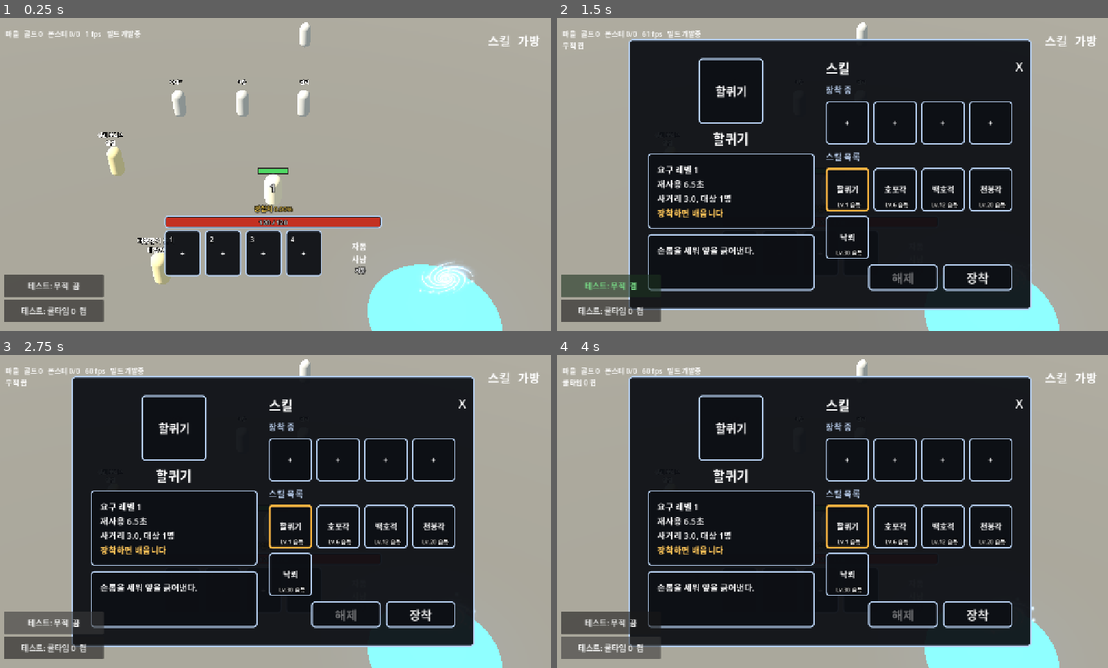
Above: before the commit, frames 1-4 (two rows, left to right).
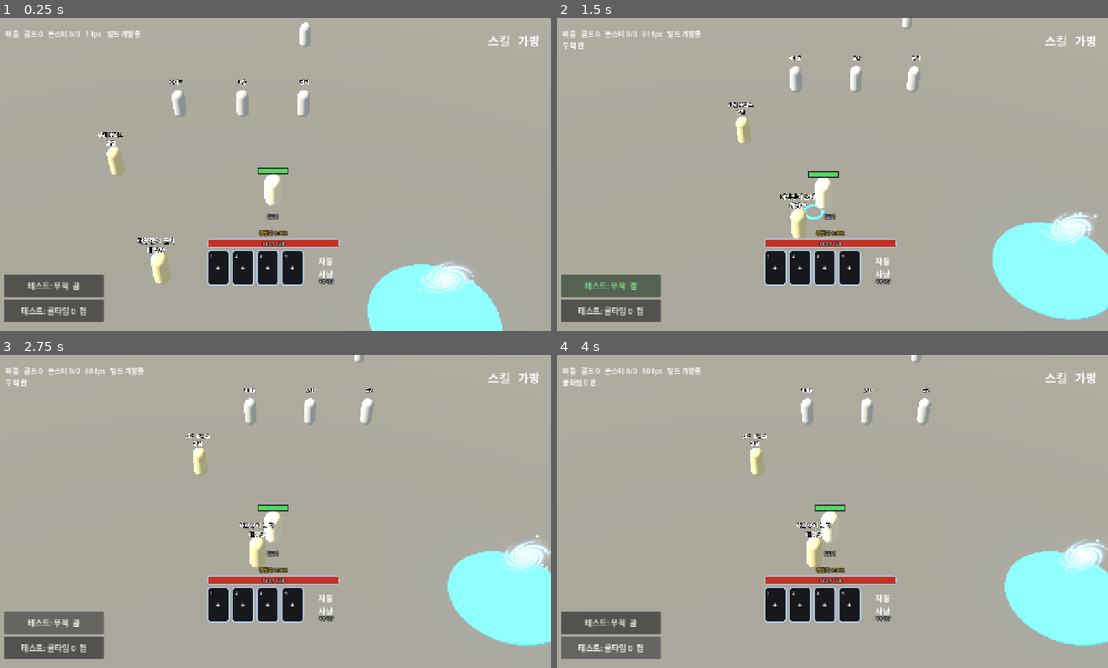
Above: after the commit, the same moments.

Repository: gogoalswo/MMORPG
Game: Godot game, scene res://main.tscn
The game is run twice, just before and just after one commit, with the same random seed, the same clock (stepped at 60 frames per second) and the same inputs.
Inputs (mouse positions are in pixels of both pictures, inside the frame that each line leads up to):
- Up to frame 1 (0.25 s): no input
- Up to frame 2 (1.5 s): click (738, 252) at 0.52 s; click "테스트: 무적 끔" at 1.25 s
- Up to frame 3 (2.75 s): click "테스트: 무적 켬" at 2 s
- Up to frame 4 (4 s): click "테스트: 쿨타임 0 켬" at 2.75 s; click "테스트: 쿨타임 0 끔" at 3.5 s

The runs differ from the first frame. In frame 1, 5.8% of the frame differs, in the area x 29-70%, y 52-86%; in frame 2, 67%; in frame 3, 68%, in the area x 12-100%, y 0-100%; in frame 4, 68%.

Commit message:
퀵슬롯 위 묶음을 반으로 줄이고 레벨·자동사냥 글자를 고친다
- 칸 84→52 · 자동사냥 64 · 배지 50 · 막대 높이 22, 글자도 그만큼
- 레벨을 Lv.N 으로 적는다 (숫자만 넣었던 것)
- 자동사냥 배지는 늘 "자동사냥" — 켜졌는지는 고리가 도는 것으로 안다
- 줄이다 밟은 것: 쿨타임 초 글자(28)의 최소 높이가 칸보다 커서 퀵슬롯이
  세로로 늘어났고, Lv.200 이 배지를 넘쳤고, 고리 아래 화살표가 글자를 덮었다

Co-Authored-By: Claude Opus 5 <noreply@anthropic.com>
Claude-Session: https://claude.ai/code/session_01UWpuf7GaJDnraUdk3e1vXQ

Diff:
--- a/godot/game/game.gd
+++ b/godot/game/game.gd
@@ -27,21 +27,23 @@
 const SCROLLBAR_W := 14
 ## 스킬 칸. 퀵슬롯은 엄지로 누르니 조금 더 크다. 아이콘은 테두리 안쪽으로 SKILL_INSET 만큼 물린다.
 ## **HUD 는 2026-09-20 에 한 번 줄였다** — 화면을 너무 먹었다. 창 칸(SKILL_CELL)은 그대로다
-const QUICK_CELL := 84
+const QUICK_CELL := 52
 const SKILL_CELL := 100
 const SKILL_COLUMNS := 4
 const SKILL_GAP := 10
-const SKILL_INSET := 9
+const SKILL_INSET := 5
 ## 퀵슬롯 위 한 묶음 (2026-09-20 요청). 레벨 배지 한 변과 체력 막대 높이다.
 ## **막대 길이는 안 정한다** — 세로 상자가 가장 넓은 자식(퀵슬롯 줄)에 맞춰 준다.
 ## 막대는 **테두리 두께의 두 배보다 높아야 한다** — 34 에 여백 18 을 주었더니
 ## 위아래 조각이 겹쳐 홈이 안 보였다 (2026-09-20, 찍어서 봤다)
-const LEVEL_BADGE := 64
-const HP_BAR_H := 30
+const LEVEL_BADGE := 50
+## 막대 높이. **글자가 들어갈 만큼은 남겨야 한다** — 반으로 줄이면서 안쪽 여백
+## (`BAR_PAD`)도 같이 줄였다 (2026-09-20)
+const HP_BAR_H := 22
 ## 막대 테두리 그림에서 테가 차지하는 두께 (9조각 여백). 얇은 선이라 작게 준다
-const BAR_FRAME_MARGIN := 7
+const BAR_FRAME_MARGIN := 5
 ## 막대 테두리 안쪽 여백 — 채움이 테를 덮으면 홈이 아니라 판으로 보인다
-const BAR_PAD := 5
+const BAR_PAD := 3
 ## 오른쪽 위 메뉴 단추 (스킬·가방). 엄지로 누르니 퀵슬롯과 비슷한 크기다.
 ## **테두리가 없다** — 받은 그림이 그렇다 (2026-09-20). 그래서 아이콘을 거의 꽉 채운다
 const MENU_BTN := 62
@@ -52,7 +54,7 @@
 const CLOSE_PAD := 24
 ## 퀵슬롯 칸 테두리가 차지하는 두께. 받은 그림의 칸은 **머리카락처럼 얇은 선**이라
 ## 26 으로 그리면 테가 칸을 먹는다 (2026-09-20 지적). 창 칸은 26 그대로다
-const QUICK_MARGIN := 10
+const QUICK_MARGIN := 6
 ## 창 바탕 테두리 두께. 48 로 두면 얇은 금테 그림에서는 안쪽 여백이 그만큼 커져
 ## **가방 한 줄이 창 밖으로 밀린다** (2026-09-20, 찍어서 봤다)
 const PANEL_MARGIN := 26
@@ -62,10 +64,12 @@
 ## 덮어 검이 안 보였다 (2026-09-19). 고리가 얇아진 뒤로는 덜 물려도 된다 (2026-09-20)
 ## 자동사냥 칸은 **퀵슬롯보다 크다** — 고리가 작아서 안 보인다는 지적을 받았다
 ## (2026-09-20). 테가 없으니 커도 스킬 칸으로 안 보인다
-const AUTO_CELL := 106
-const AUTO_INSET := 21
+const AUTO_CELL := 64
+const AUTO_INSET := 13
 ## 퀵슬롯 줄과 자동사냥 칸 사이를 얼마나 띄우나
-const AUTO_GAP := 14
+const AUTO_GAP := 8
+## 고리를 칸 바닥에서 얼마나 띄우나 (글자 자리)
+const SPIN_LIFT := 13
 const ICON_DIR := "res://assets/icons/"
 ## 가방 탭. 0 은 전체, 나머지는 `_tab_keeps` 가 슬롯으로 가른다
 const BAG_TABS := ["전체", "무기", "방어구", "장신구", "재료"]
@@ -376,7 +380,7 @@
 	_level_label.set_anchors_preset(Control.PRESET_FULL_RECT)
 	_level_label.horizontal_alignment = HORIZONTAL_ALIGNMENT_CENTER
 	_level_label.vertical_alignment = VERTICAL_ALIGNMENT_CENTER
-	_level_label.add_theme_font_size_override("font_size", 23)
+	_level_label.add_theme_font_size_override("font_size", 13)
 	_level_label.add_theme_constant_override("outline_size", 7)
 	_level_label.add_theme_color_override("font_outline_color", Color.BLACK)
 	_level_label.mouse_filter = Control.MOUSE_FILTER_IGNORE
@@ -384,7 +388,7 @@
 
 	_exp_text = Label.new()
 	_exp_text.horizontal_alignment = HORIZONTAL_ALIGNMENT_CENTER
-	_exp_text.add_theme_font_size_override("font_size", 15)
+	_exp_text.add_theme_font_size_override("font_size", 11)
 	_exp_text.add_theme_constant_override("outline_size", 6)
 	_exp_text.add_theme_color_override("font_outline_color", Color.BLACK)
 	_exp_text.add_theme_color_override("font_color", Color("#e8c14a"))
@@ -1031,13 +1035,13 @@
 
 	_build_level_badge(column)
 
-	var hp := _make_bar(HP_BAR_H, Color("#c33122"), 15)
+	var hp := _make_bar(HP_BAR_H, Color("#c33122"), 12)
 	_hp_bar = hp["bar"]
 	_hp_text = hp["text"]
 	column.add_child(hp["frame"])
 
 	var dock := HBoxContainer.new()
-	dock.add_theme_constant_override("separation", 9)
+	dock.add_theme_constant_override("separation", 5)
 	column.add_child(dock)
 	_bar_buttons.clear()
 	for slot in int(GameData.combat().get("skillBarSize", 4)):
@@ -1061,7 +1065,7 @@
 	var auto_icon: TextureRect = _auto_cell.find_child("icon", true, false)
 	auto_icon.texture = _icon("ui_icon_auto")
 	if auto_icon.texture == null:
-		_auto_cell.find_child("text", true, false).text = "자동\n사냥"
+		_auto_cell.find_child("text", true, false).text = "자동사냥"
 	var auto_inset: MarginContainer = auto_icon.get_parent()
 	for side in ["left", "right", "top", "bottom"]:
 		auto_inset.add_theme_constant_override("margin_" + side, AUTO_INSET)
@@ -1084,9 +1088,14 @@
 		drawn.mouse_filter = Control.MOUSE_FILTER_IGNORE
 		drawn.set_anchors_preset(Control.PRESET_FULL_RECT)
 		_auto_spin.add_child(drawn)
-	_auto_cell.add_child(_auto_spin)
-	# 아이콘 바로 위, 글자 아래로 넣는다 — 맨 뒤에 두면 고리가 "자동"·"켜짐" 을 덮는다
-	_auto_cell.move_child(_auto_spin, 1)
+	# 고리를 바닥에서 띄운다 — 칸을 꽉 채우면 아래쪽 화살표가 "자동사냥" 글자와 겹친다
+	var spin_pad := MarginContainer.new()
+	spin_pad.mouse_filter = Control.MOUSE_FILTER_IGNORE
+	spin_pad.add_theme_constant_override("margin_bottom", SPIN_LIFT)
+	spin_pad.add_child(_auto_spin)
+	_auto_cell.add_child(spin_pad)
+	# 아이콘 바로 위, 글자 아래로 넣는다 — 맨 뒤에 두면 고리가 글자를 덮는다
+	_auto_cell.move_child(spin_pad, 1)
 
 	column.set_anchors_and_offsets_preset(Control.PRESET_CENTER_BOTTOM, Control.PRESET_MODE_MINSIZE, 16)
 	column.grow_horizontal = Control.GROW_DIRECTION_BOTH
@@ -1173,7 +1182,9 @@
 	secs.name = "secs"
 	secs.horizontal_alignment = HORIZONTAL_ALIGNMENT_CENTER
 	secs.vertical_alignment = VERTICAL_ALIGNMENT_CENTER
-	secs.add_theme_font_size_override("font_size", 28)
+	# **칸 크기를 넘기면 안 된다** — 28 로 뒀더니 이 글자의 최소 높이가 칸보다 커서
+	# 퀵슬롯이 세로로 늘어났다 (2026-09-20, 찍어서 봤다)
+	secs.add_theme_font_size_override("font_size", 16)
 	secs.add_theme_constant_override("outline_size", 6)
 	secs.add_theme_color_override("font_outline_color", Color.BLACK)
 	secs.mouse_filter = Control.MOUSE_FILTER_IGNORE
@@ -1191,7 +1202,7 @@
 	badge.name = "badge"
 	badge.horizontal_alignment = HORIZONTAL_ALIGNMENT_CENTER
 	badge.vertical_alignment = VERTICAL_ALIGNMENT_BOTTOM
-	badge.add_theme_font_size_override("font_size", 13)
+	badge.add_theme_font_size_override("font_size", 9)
 	badge.add_theme_constant_override("outline_size", 5)
 	badge.add_theme_color_override("font_outline_color", Color.BLACK)
 	badge.mouse_filter = Control.MOUSE_FILTER_IGNORE
@@ -1200,7 +1211,7 @@
 	key.name = "key"
 	key.horizontal_alignment = HORIZONTAL_ALIGNMENT_LEFT
 	key.vertical_alignment = VERTICAL_ALIGNMENT_TOP
-	key.add_theme_font_size_override("font_size", 17)
+	key.add_theme_font_size_override("font_size", 12)
 	key.add_theme_constant_override("outline_size", 6)
 	key.add_theme_color_override("font_outline_color", Color.BLACK)
 	key.mouse_filter = Control.MOUSE_FILTER_IGNORE
@@ -2426,7 +2437,7 @@
 ## 퀵슬롯을 상태에 맞춘다. 쿨타임이 남았으면 어둠을 덮고 남은 초를 적는다
 ## 왼쪽 위 상태판을 스냅샷에 맞춘다. 레벨·체력·경험치는 **여기 한 곳에서만** 그린다
 func _refresh_status(me: Dictionary) -> void:
-	_level_label.text = str(int(me.level))
+	_level_label.text = "Lv.%d" % int(me.level)
 	var max_hp := maxf(1.0, float(me.stats.maxHp))
 	_hp_bar.max_value = max_hp
 	_hp_bar.value = float(me.hp)
@@ -2492,7 +2503,7 @@
 		_auto_spin.rotation = 0.0
 	# 켜진 것은 **고리가 알린다** — 칸까지 초록으로 물들이면 고리와 아이콘이
 	# 한 덩어리로 보여 무엇이 도는지 알 수 없었다 (2026-09-19, 찍어서 봤다)
-	_auto_cell.find_child("badge", true, false).text = "켜짐" if on else "자동"
+	_auto_cell.find_child("badge", true, false).text = "자동사냥"
 	if _target != Vector3.INF or _target_mob != "":
 		return
 	if on:
--- a/godot/tests/ui_test.gd
+++ b/godot/tests/ui_test.gd
@@ -261,9 +261,9 @@
 	var me: Dictionary = game._transport.snapshot().players[game._transport.my_id()]
 	var screen := Vector2(1280, 720)
 
-	# 레벨·체력·경험치가 스냅샷을 그대로 보여 준다. 레벨은 배지 안이라 **숫자만**이고,
+	# 레벨·체력·경험치가 스냅샷을 그대로 보여 준다. 레벨은 `Lv.N`(2026-09-20 요청),
 	# 경험치는 막대가 아니라 퍼센트다
-	if game._level_label.text != str(int(me.level)):
+	if game._level_label.text != "Lv.%d" % int(me.level):
 		_fail("레벨 글자가 '%s' (스냅샷은 %d)" % [game._level_label.text, me.level])
 	if game._hp_text.text != "%d / %d" % [int(me.hp), int(me.stats.maxHp)]:
 		_fail("체력 글자가 '%s' (스냅샷은 %d/%d)" % [game._hp_text.text, me.hp, me.stats.maxHp])
Not shown, changed: docs/features/hud.md
